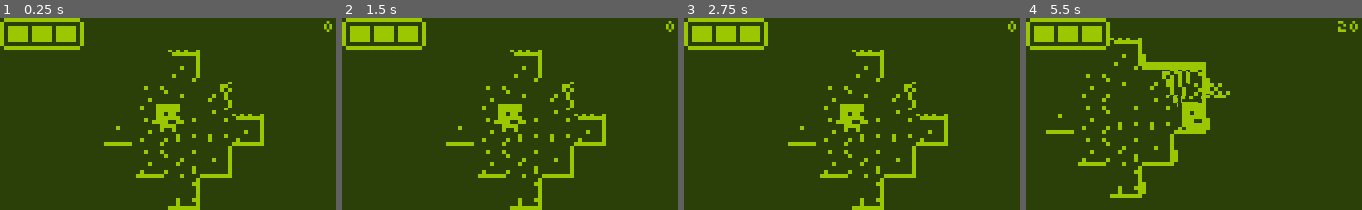
Above: before the commit, frames 1-4 (left to right).
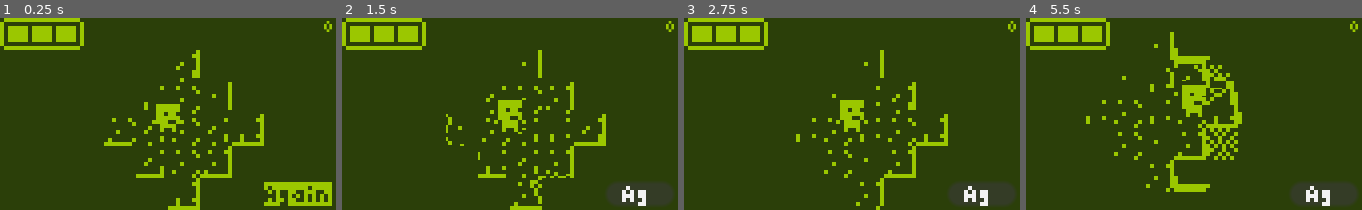
Above: after the commit, the same moments.

Repository: TheAihopGG/nokia-3310-jam-7
Game: Godot game, scene res://Scenes/game.tscn
The game is run twice, just before and just after one commit, with the same random seed, the same clock (stepped at 60 frames per second) and the same inputs.
Inputs (mouse positions are in pixels of both pictures, inside the frame that each line leads up to):
- Up to frame 1 (0.25 s): no input
- Up to frame 2 (1.5 s): click (641, 194) at 0.5 s, where only the run after the commit has a clickable "Again"; click (641, 194) at 1.25 s, where only the run after the commit has a clickable "Again"
- Up to frame 3 (2.75 s): click (983, 194) at 2 s, where only the run after the commit has a clickable "Again"
- Up to frame 4 (5.5 s): tap Enter at 2.75 s; hold Right (ui_right) 2.78-3.53 s; hold F (F) 2.78-3.53 s; hold Down (ui_down) 3.53-4.28 s; tap F (F) at 3.6, 5.1 s; hold Right (ui_right) 4.28-5.03 s; hold F (F) 4.28-5.03 s; hold Up (ui_up) from 5.03 s (still down)

The runs differ from the first frame. In frame 1, 4.5% of the frame differs, in the area x 32-99%, y 16-98%; in frame 2, 5.0%; in frame 3, 4.7%; in frame 4, 11%, in the area x 5-99%, y 1-98%.

Commit message:
сундуки/ключи/ломание

Diff:
--- a/Scenes/Characters/Player/PlayerFSM.gd
+++ b/Scenes/Characters/Player/PlayerFSM.gd
@@ -2,48 +2,48 @@
 
 
 func _init() -> void:
-    _add_state("idle")
-    _add_state("move")
-    _add_state("attack")
-    _add_state("hurt")
-    _add_state("dead")
+	_add_state("idle")
+	_add_state("move")
+	_add_state("attack")
+	_add_state("hurt")
+	_add_state("dead")
 
 func _ready() -> void:
-    set_state(states.idle)
+	set_state(states.idle)
 
 func _state_logic(_delta: float) -> void:
-    if state == states.idle or state == states.move or state == states.attack or state == states.hurt:
-        parent.get_input()
-        parent.move()
+	if state == states.idle or state == states.move or state == states.attack or state == states.hurt:
+		parent.get_input()
+		parent.move()
 
 func _get_transition() -> int:
-    match state:
-        states.idle:
-            if parent.velocity.length() > 10:
-                return states.move
+	match state:
+		states.idle:
+			if parent.velocity.length() > 10:
+				return states.move
 
-        states.move:
-            if parent.velocity.length() < 10:
-                return states.idle
+		states.move:
+			if parent.velocity.length() < 10:
+				return states.idle
 
-        states.attack:
-            if parent.hitbox.get_child(0).disabled and not animation_player.is_playing():
-                return states.idle
+		states.attack:
+			if parent.hitbox.get_child(0).disabled and not animation_player.is_playing():
+				return states.idle
 
-        states.hurt:
-            if not animation_player.is_playing():
-                return states.idle
-    return -1
+		states.hurt:
+			if not animation_player.is_playing():
+				return states.idle
+	return -1
 
 func _enter_state(_previous_state: int, new_state: int) -> void:
-    match new_state:
-        states.attack:
-            animation_player.play("attack")
-        states.idle:
-            animation_player.play("idle")
-        states.move:
-            animation_player.play("move")
-        states.hurt:
-            animation_player.play("hurt")
-        states.dead:
-            animation_player.play("dead")
+	match new_state:
+		states.attack:
+			animation_player.play("attack")
+		states.idle:
+			animation_player.play("idle")
+		states.move:
+			animation_player.play("move")
+		states.hurt:
+			animation_player.play("hurt")
+		states.dead:
+			animation_player.play("dead")
--- a/Scenes/Characters/Player/player.tscn
+++ b/Scenes/Characters/Player/player.tscn
@@ -287,6 +287,20 @@
 "update": 1,
 "values": [true]
 }
+tracks/3/type = "method"
+tracks/3/imported = false
+tracks/3/enabled = true
+tracks/3/path = NodePath("HealthComponent")
+tracks/3/interp = 1
+tracks/3/loop_wrap = true
+tracks/3/keys = {
+"times": PackedFloat32Array(0),
+"transitions": PackedFloat32Array(1),
+"values": [{
+"args": [],
+"method": &"activate_immortality"
+}]
+}
 
 [sub_resource type="Animation" id="Animation_ng1y3"]
 length = 0.6
@@ -378,7 +392,7 @@
 
 [node name="AnimatedSprite2D" parent="." index="3"]
 sprite_frames = SubResource("SpriteFrames_eep3v")
-animation = &"attack"
+animation = &"idle"
 
 [node name="AnimationPlayer" parent="." index="4"]
 libraries = {
@@ -420,7 +434,12 @@
 unique_name_in_owner = true
 autostart = true
 
+[node name="TimerImmortality" type="Timer" parent="Timers" index="1"]
+unique_name_in_owner = true
+one_shot = true
+
 [connection signal="hp_changed" from="HealthComponent" to="." method="_on_health_component_hp_changed"]
 [connection signal="body_entered" from="InteractionArea" to="." method="_on_interaction_area_body_entered"]
 [connection signal="body_exited" from="InteractionArea" to="." method="_on_interaction_area_body_exited"]
 [connection signal="timeout" from="Timers/HealthRegeneration" to="." method="_on_health_regeneration_timeout"]
+[connection signal="timeout" from="Timers/TimerImmortality" to="HealthComponent" method="_on_timer_immortality_timeout"]
--- a/Scenes/ECS/health_component.gd
+++ b/Scenes/ECS/health_component.gd
@@ -3,32 +3,44 @@
 
 @export var max_health_points : int = 3
 @export var health_points     : int :
-    set = set_hp
+	set = set_hp
 
 @onready var parent : Node2D = get_parent()
+
+var is_taking_damage : bool = true
 
 signal hp_changed(new_hp)
 
 func _ready() -> void:
-    health_points = max_health_points
+	health_points = max_health_points
 
 func take_damage(attacker : CharacterBody2D, damage : int, dir : Vector2, force : int) -> void:
-    if attacker.is_in_group("ENEMY_GROUP") and parent.is_in_group("ENEMY_GROUP"):
-        return
+	if attacker.is_in_group("ENEMY_GROUP") and parent.is_in_group("ENEMY_GROUP"):
+		return
 
-    health_points += damage
+	if parent.is_in_group("ENEMY_GROUP"):
+		is_taking_damage = true
 
-    if health_points > 0:
-        if parent is Character:
-            parent.state_machine.set_state(parent.state_machine.states.hurt)
-            parent.velocity += dir * force
-    else:
-        if parent is Character:
-            parent.state_machine.set_state(parent.state_machine.states.dead)
-            parent.velocity += dir * force * 2
-        else:
-            parent.queue_free()
+	health_points += damage
+
+	if health_points > 0:
+		if parent is Character:
+			parent.state_machine.set_state(parent.state_machine.states.hurt)
+			parent.velocity += dir * force
+	else:
+		if parent is Character:
+			parent.state_machine.set_state(parent.state_machine.states.dead)
+			parent.velocity += dir * force * 2
+		else:
+			parent.queue_free()
 
 func set_hp(new_hp : int) -> void:
-    health_points = clamp(new_hp, 0, max_health_points)
-    emit_signal("hp_changed", health_points)
+	health_points = clamp(new_hp, 0, max_health_points)
+	emit_signal("hp_changed", health_points)
+
+func activate_immortality() -> void:
+	%TimerImmortality.start()
+	is_taking_damage = false
+
+func _on_timer_immortality_timeout() -> void:
+	is_taking_damage = true
--- a/Scenes/ECS/hitbox.gd
+++ b/Scenes/ECS/hitbox.gd
@@ -34,8 +34,10 @@
 	body_inside = false
 	timer.stop()
 
-func _collide(body : Node2D) -> void:
-	if body == null or not body.has_node("HealthComponent") or body == parent:
+func _collide(body) -> void:
+	if body == null or not body.has_node("HealthComponent"):
 		pass
 	else:
+		if not body.get_node("HealthComponent").is_taking_damage:
+			return
 		body.get_node("HealthComponent").take_damage(parent, damage, kickback_direction, kickback_force)
--- a/Scenes/Objects/Chest/chest.tscn
+++ b/Scenes/Objects/Chest/chest.tscn
@@ -111,6 +111,20 @@
 "update": 1,
 "values": [true]
 }
+tracks/3/type = "method"
+tracks/3/imported = false
+tracks/3/enabled = true
+tracks/3/path = NodePath(".")
+tracks/3/interp = 1
+tracks/3/loop_wrap = true
+tracks/3/keys = {
+"times": PackedFloat32Array(0.6),
+"transitions": PackedFloat32Array(1),
+"values": [{
+"args": [],
+"method": &"queue_free"
+}]
+}
 
 [sub_resource type="AnimationLibrary" id="AnimationLibrary_pfviq"]
 _data = {
@@ -120,10 +134,9 @@
 }
 
 [sub_resource type="RectangleShape2D" id="RectangleShape2D_kwqhb"]
-size = Vector2(14, 14)
+size = Vector2(8, 8)
 
 [node name="Chest" type="StaticBody2D" groups=["Chests"]]
-collision_layer = 4
 collision_mask = 0
 script = ExtResource("1_pjxs1")
 
--- a/Scenes/Objects/Item/item.gd
+++ b/Scenes/Objects/Item/item.gd
@@ -5,8 +5,8 @@
 var is_picked_up : bool = false
 
 func pick_up() -> void:
-    for key in drop.keys():
-        GlobalVars.player.inventory[key] += drop[key]
+	for key in drop.keys():
+		GlobalVars.player.inventory[key] += drop[key]
 
-    is_picked_up = true
-    visible = false
+	is_picked_up = true
+	queue_free()
--- /dev/null
+++ b/Scenes/animated_breaking.tscn
@@ -0,0 +1,57 @@
+[gd_scene load_steps=9 format=3 uid="uid://d21suvcf1w0ja"]
+
+[ext_resource type="Texture2D" uid="uid://dadi84n2eykew" path="res://Assets/block_destruction-Sheet.png" id="1_sgywa"]
+
+[sub_resource type="AtlasTexture" id="AtlasTexture_3668f"]
+atlas = ExtResource("1_sgywa")
+region = Rect2(0, 0, 8, 8)
+
+[sub_resource type="AtlasTexture" id="AtlasTexture_n78om"]
+atlas = ExtResource("1_sgywa")
+region = Rect2(8, 0, 8, 8)
+
+[sub_resource type="AtlasTexture" id="AtlasTexture_uax1f"]
+atlas = ExtResource("1_sgywa")
+region = Rect2(16, 0, 8, 8)
+
+[sub_resource type="AtlasTexture" id="AtlasTexture_rlxxd"]
+atlas = ExtResource("1_sgywa")
+region = Rect2(24, 0, 8, 8)
+
+[sub_resource type="AtlasTexture" id="AtlasTexture_41kf1"]
+atlas = ExtResource("1_sgywa")
+region = Rect2(32, 0, 8, 8)
+
+[sub_resource type="AtlasTexture" id="AtlasTexture_jlkok"]
+atlas = ExtResource("1_sgywa")
+region = Rect2(40, 0, 8, 8)
+
+[sub_resource type="SpriteFrames" id="SpriteFrames_iny7a"]
+animations = [{
+"frames": [{
+"duration": 1.0,
+"texture": SubResource("AtlasTexture_3668f")
+}, {
+"duration": 1.0,
+"texture": SubResource("AtlasTexture_n78om")
+}, {
+"duration": 1.0,
+"texture": SubResource("AtlasTexture_uax1f")
+}, {
+"duration": 1.0,
+"texture": SubResource("AtlasTexture_rlxxd")
+}, {
+"duration": 1.0,
+"texture": SubResource("AtlasTexture_41kf1")
+}, {
+"duration": 1.0,
+"texture": SubResource("AtlasTexture_jlkok")
+}],
+"loop": true,
+"name": &"default",
+"speed": 5.0
+}]
+
+[node name="AnimatedBreaking" type="AnimatedSprite2D"]
+z_index = 3
+sprite_frames = SubResource("SpriteFrames_iny7a")
--- a/Scenes/game.tscn
+++ b/Scenes/game.tscn
@@ -83,7 +83,6 @@
 label_settings = SubResource("LabelSettings_yrgut")
 
 [node name="ButtonAgain" type="Button" parent="UI"]
-visible = false
 anchors_preset = 3
 anchor_left = 1.0
 anchor_top = 1.0
@@ -96,8 +95,10 @@
 grow_horizontal = 0
 grow_vertical = 0
 focus_mode = 0
+theme_override_colors/font_color = Color(0.168627, 0.247059, 0.0352941, 1)
 theme_override_fonts/font = ExtResource("9_o28ag")
 theme_override_font_sizes/font_size = 6
+theme_override_styles/pressed = SubResource("StyleBoxFlat_e6t46")
 theme_override_styles/normal = SubResource("StyleBoxFlat_e6t46")
 text = "Again"
 
--- a/Scenes/tile_map.gd
+++ b/Scenes/tile_map.gd
@@ -9,8 +9,11 @@
 @onready var layer_path   : TileMapLayer = get_node("LayerPath")
 @onready var layer_chunks : TileMapLayer = get_node("LayerChunks")
 
-const DIAMOND_SCENE : PackedScene = preload("res://Scenes/Objects/Diamond/diamond.tscn")
-const BEATLE_SCENE  : PackedScene = preload("res://Scenes/Characters/Enemies/Beatle/beatle.tscn")
+const DIAMOND_SCENE  : PackedScene = preload("res://Scenes/Objects/Diamond/diamond.tscn")
+const BEATLE_SCENE   : PackedScene = preload("res://Scenes/Characters/Enemies/Beatle/beatle.tscn")
+const CHEST_SCENE    : PackedScene = preload("res://Scenes/Objects/Chest/chest.tscn")
+const KEY_SCENE      : PackedScene = preload("res://Scenes/Objects/Item/Items/key.tscn")
+const BREAKING_SCENE : PackedScene = preload("res://Scenes/animated_breaking.tscn")
 
 const LIST_LAND : Array[Vector2i] = [Vector2i(0, 0), Vector2i(1, 0), Vector2i(0, 1), Vector2i(1, 1)]
 
@@ -36,8 +39,8 @@
 			# позиция тайла относительно начала
 			var tile_position  : Vector2i = Vector2i(x, y) + center_tile - region_size / 2
 
-			var tile_data_path   : TileData = layer_path.get_cell_tile_data(tile_position)
-			var tile_data_floor  : TileData = layer_floor.get_cell_tile_data(tile_position)
+			var tile_data_path  : TileData = layer_path.get_cell_tile_data(tile_position)
+			var tile_data_floor : TileData = layer_floor.get_cell_tile_data(tile_position)
 
 			#границы чанков
 			if x == 0 or y == 0 or\
@@ -67,17 +70,20 @@
 
 			#новые тайлы стен, где есть туман
 			if tile_data_fog:
-				if caves_altitude < 0.3:
-					if not randi_range(0, 49):
-						_spawn_diamond(tile_position)
+				if caves_altitude < 0.2:
+					if not randi_range(0, 39):
+						spawn_object(DIAMOND_SCENE, tile_position)
 					else:
 						list_new_tiles.append(tile_position)
 				else:
-					if not randi_range(0, 29):
-						_spawn_diamond(tile_position)
-					else:
-						if not randi_range(0, 19):
-							_spawn_beatle(tile_position)
+					if not randi_range(0, 199):
+						spawn_object(KEY_SCENE, tile_position)
+					elif not randi_range(0, 149):
+						spawn_object(CHEST_SCENE, tile_position)
+					elif not randi_range(0, 29):
+						spawn_object(DIAMOND_SCENE, tile_position)
+					elif not randi_range(0, 19):
+						spawn_object(BEATLE_SCENE, tile_position)
 
 			#пол появляется там, где нету пола
 			if not tile_data_floor:
@@ -92,17 +98,12 @@
 			return true
 	return false
 
-func _spawn_diamond(tile_pos : Vector2i) -> void:
-	var new_diamond : StaticBody2D = DIAMOND_SCENE.instantiate()
-	get_tree().current_scene.add_child(new_diamond)
+func spawn_object(object_scene : PackedScene, tile_pos : Vector2i) -> Node2D:
+	var new_object : Node2D = object_scene.instantiate()
+	get_tree().current_scene.add_child(new_object)
 
-	new_diamond.global_position = map_to_local(tile_pos)
-
-func _spawn_beatle(tile_pos : Vector2i) -> void:
-	var new_beatle : CharacterBody2D = BEATLE_SCENE.instantiate()
-	get_tree().current_scene.add_child(new_beatle)
-
-	new_beatle.global_position = map_to_local(tile_pos)
+	new_object.global_position = map_to_local(tile_pos)
+	return new_object
 
 func clear_fog(tile_position : Vector2i) -> void:
 	layer_fog.erase_cell(tile_position)
@@ -112,10 +113,14 @@
 	var tile_date = layer_wall.get_cell_tile_data(tile_pos) # получает данные о тайле
 	if tile_date:
 		if tile_pos not in endurance_tiles:
-			endurance_tiles[tile_pos] = 2
-		endurance_tiles[tile_pos] -= 1
-		if endurance_tiles[tile_pos] <= 0:
+			endurance_tiles[tile_pos] = [6, spawn_object(BREAKING_SCENE, tile_pos)]
+
+		endurance_tiles[tile_pos][0] -= 1
+		endurance_tiles[tile_pos][1].frame += 3
+
+		if endurance_tiles[tile_pos][0] <= 0:
 			layer_wall.set_cells_terrain_connect([tile_pos], 0, -1, false)
+			endurance_tiles[tile_pos][1].queue_free()
 			endurance_tiles.erase(tile_pos)
 
 func get_array_circle(radius : int) -> Array[Vector2i]:
Binary file added: Assets/block_destruction-Sheet.png
Not shown, added: Assets/block_destruction-Sheet.png.import
